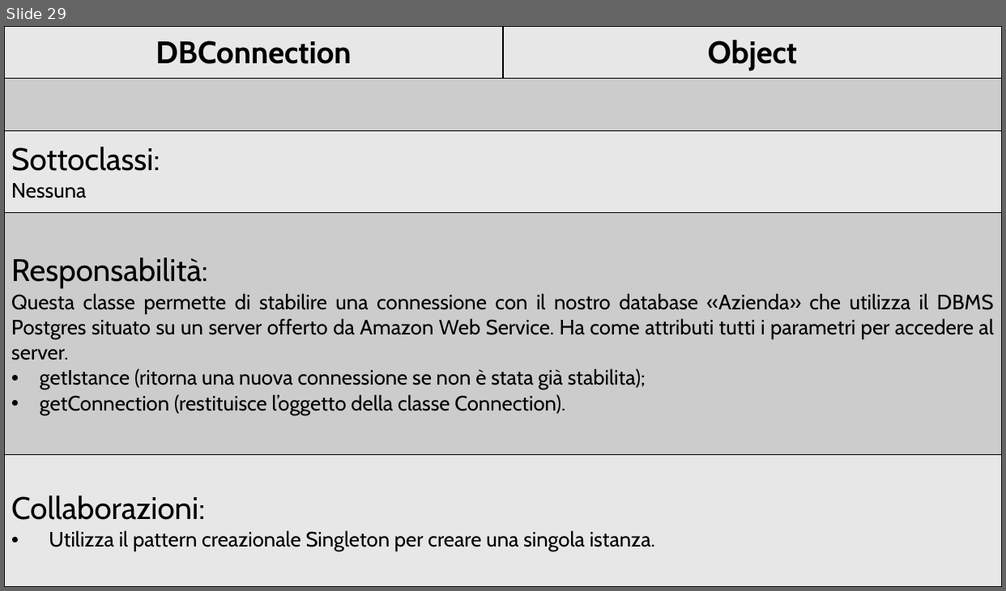
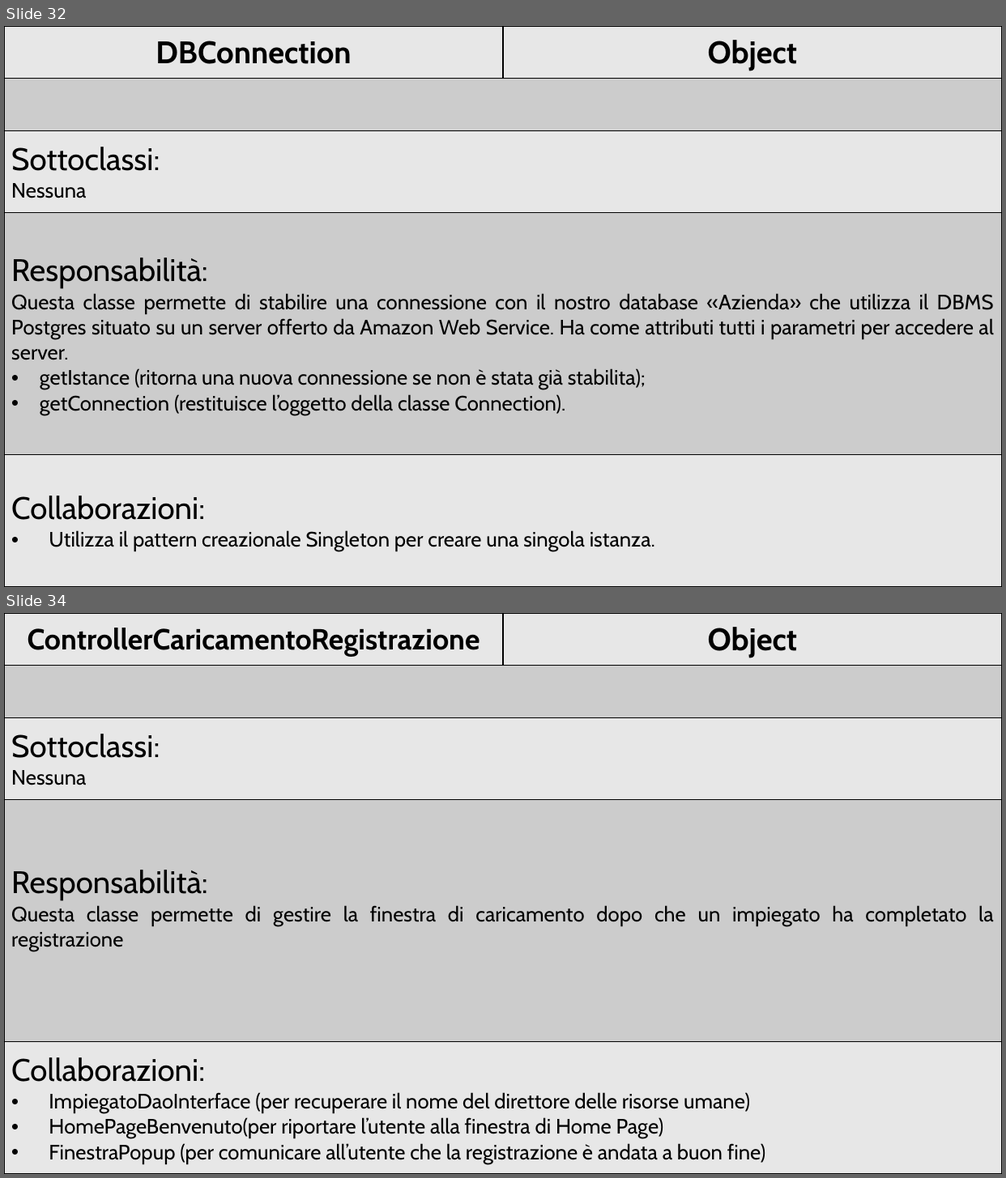
Before and after one commit to FulmineGiallo/progetto, a slide deck: CRC Cards.pptx. Shown one above the other, each under a label of ours: slide 29 before the commit, slides 32 and 34 after it; the slides between them are not shown. The pictures are 1006x591 and 1006x1178 pixels, drawn with LibreOffice and Linux fonts; fonts in the diff are those of the drawing. Boxes give left, top, right and bottom in pixels: in the first picture for what was removed or moved away, otherwise in the second. Text is boxed around its words. In the diff, an @@ line names an element or a change of style, - is before the commit and + after.

```diff
--- a/CRC Cards.pptx
+++ b/CRC Cards.pptx
@@ slide 34 added at [4,613,1002,1174], background #FFFFFF @@
@@ table added at [4,613,1002,1174], 5 rows, 2 columns @@
+ControllerCaricamentoRegistrazione | Object
+ | 
+Sottoclassi: / Nessuna | 
+Responsabilità: / Questa classe permette di gestire la finestra di caricamento dopo che un impiegato ha completato la registrazione | 
+Collaborazioni: / ImpiegatoDaoInterface (per recuperare il nome del direttore delle risorse umane) / HomePageBenvenuto(per riportare l’utente alla finestra di Home Page) / FinestraPopup (per comunicare all’utente che la registrazione è andata a buon fine) | 
@@ what was slide 29 is now slide 32 @@
```
Also in this commit, not shown: 45 other slides added.
